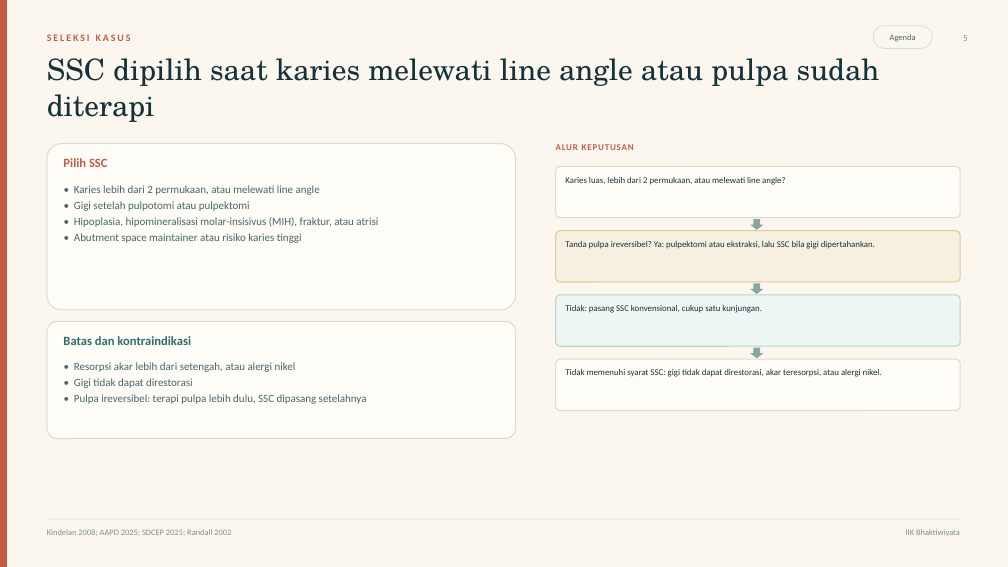
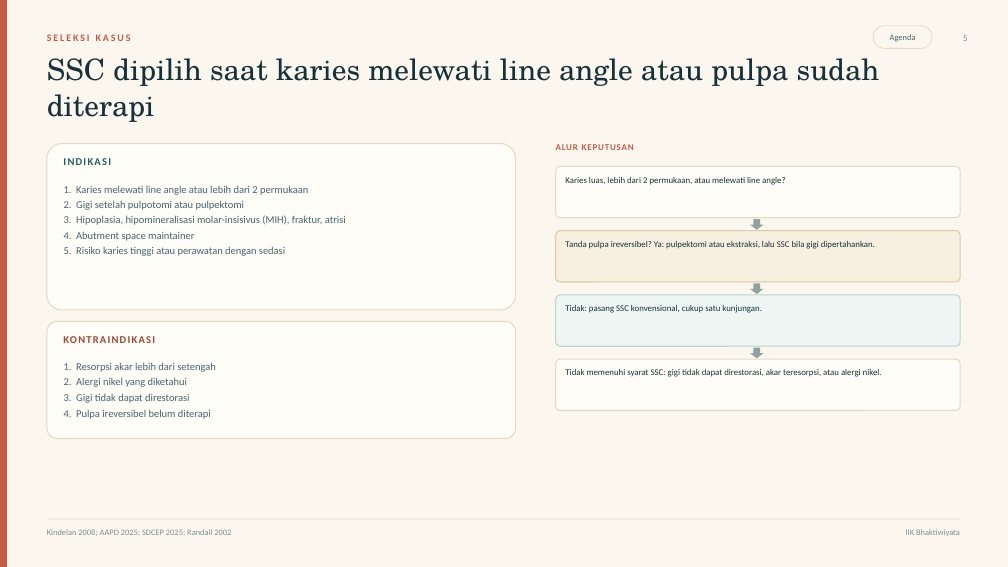
Before and after one commit to maskchanel14-source/agents, a slide deck: slide 5 of deliverables/ssc-pedodonsia/ssc-pedodonsia.pptx. Drawn at 1008x567 pixels with LibreOffice and Linux fonts; fonts in the diff are those of the drawing. Boxes give left, top, right and bottom in pixels: in the first picture for what was removed or moved away, otherwise in the second. Text is boxed around its words. In the diff, an @@ line names an element or a change of style, - is before the commit and + after.

Commit message:
Tambah ilustrasi skematik kasus dan perjelas panel indikasi serta kontraindikasi

```diff
--- a/deliverables/ssc-pedodonsia/ssc-pedodonsia.pptx
+++ b/deliverables/ssc-pedodonsia/ssc-pedodonsia.pptx
@@ text at bbox=[63, 158, 111, 165]: text changed; size 12 to 10 pt; text colour #C65B45 to #22605C @@
-Pilih SSC
+INDIKASI
@@ text at bbox=[64, 185, 346, 256]: text changed; size 10.5 to 10 pt @@
-• Karies lebih dari 2 permukaan, atau melewati line angle
-• Gigi setelah pulpotomi atau pulpektomi
-• Hipoplasia, hipomineralisasi molar-insisivus (MIH), fraktur, atau atrisi
-• Abutment space maintainer atau risiko karies tinggi
+1. Karies melewati line angle atau lebih dari 2 permukaan
+2. Gigi setelah pulpotomi atau pulpektomi
+3. Hipoplasia, hipomineralisasi molar-insisivus (MIH), fraktur, atrisi
+4. Abutment space maintainer
+5. Risiko karies tinggi atau perawatan dengan sedasi
@@ text at bbox=[63, 336, 191, 345]: text changed; size 12 to 10 pt; text colour #2C6E6A to #A3462F @@
-Batas dan kontraindikasi
+KONTRAINDIKASI
@@ text at bbox=[64, 362, 216, 419]: text changed; size 10.5 to 10 pt @@
-• Resorpsi akar lebih dari setengah, atau alergi nikel
-• Gigi tidak dapat direstorasi
-• Pulpa ireversibel: terapi pulpa lebih dulu, SSC dipasang setelahnya
+1. Resorpsi akar lebih dari setengah
+2. Alergi nikel yang diketahui
+3. Gigi tidak dapat direstorasi
+4. Pulpa ireversibel belum diterapi
```
Also in this commit, not shown: 1 other slide changed, 11 other files.
